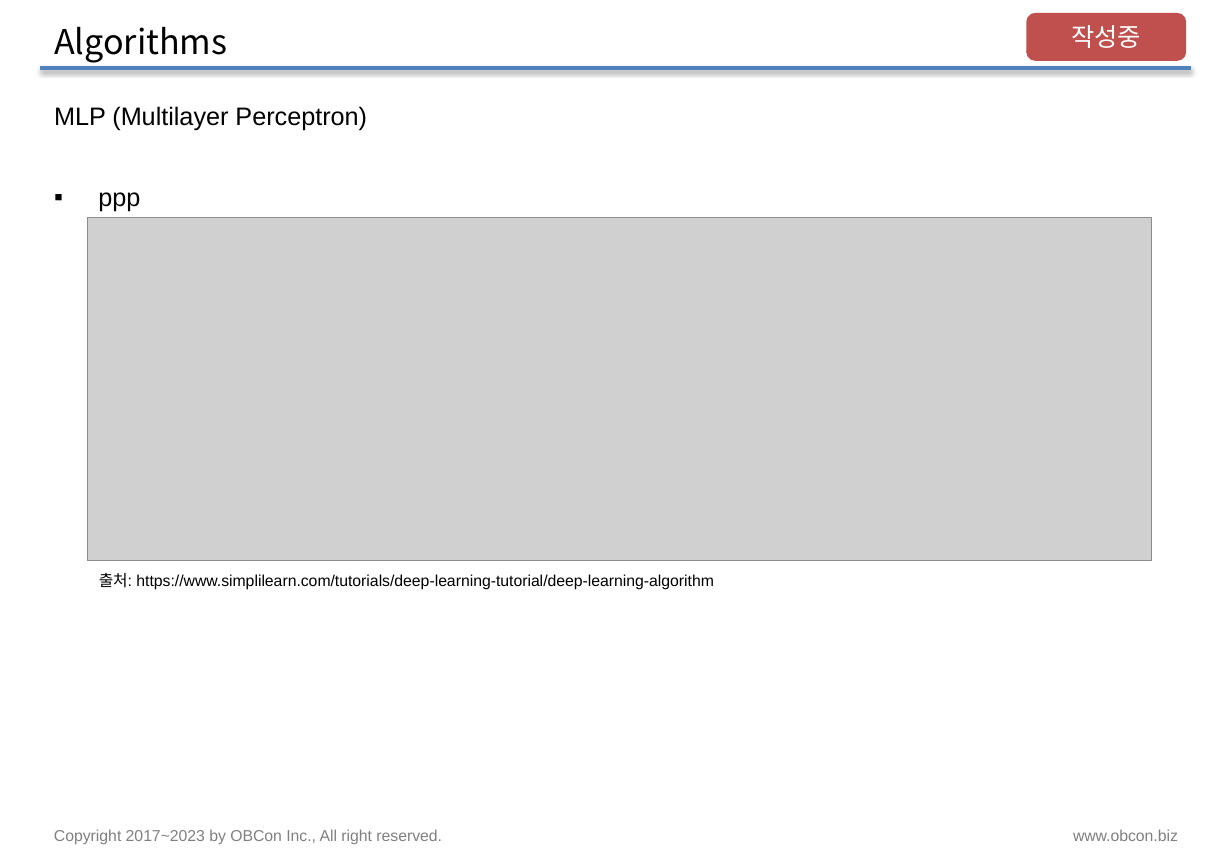
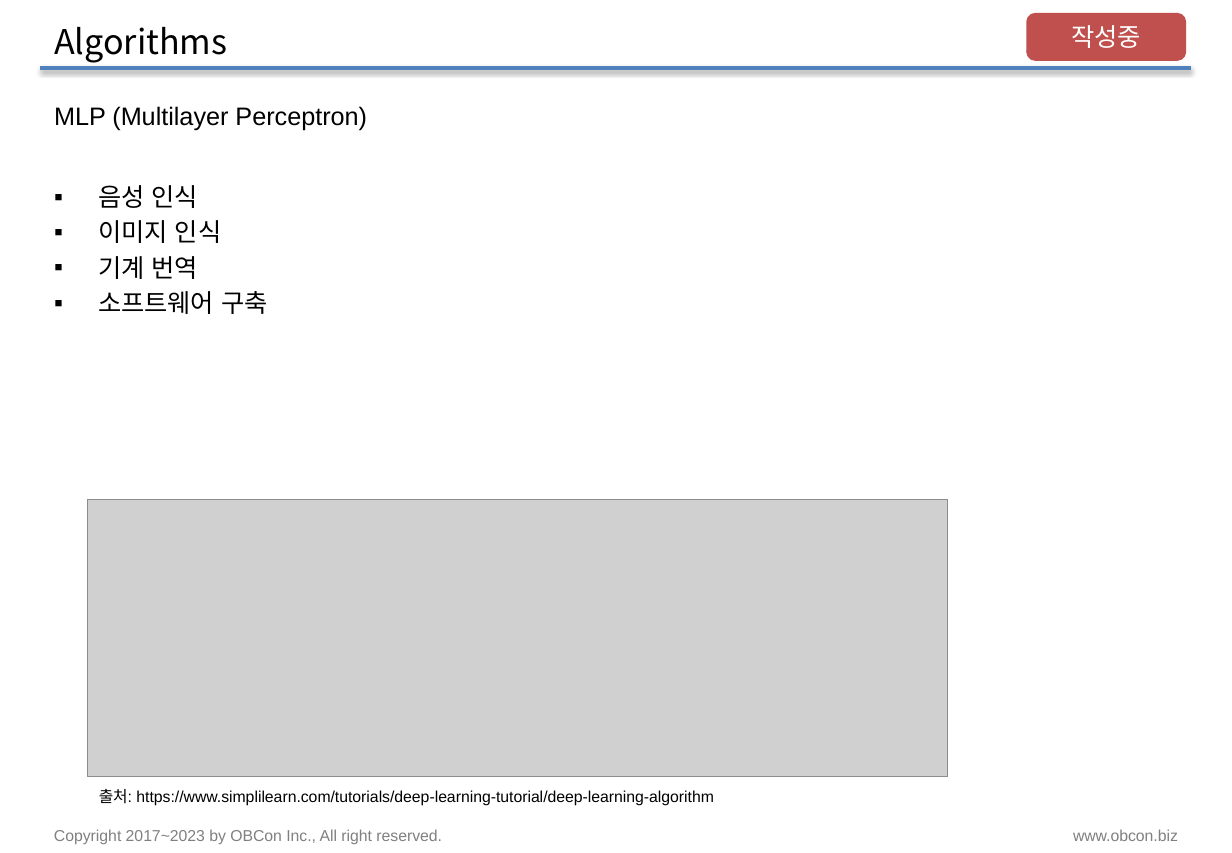
Before and after one commit to pnuskgh/EFriendExpert, a slide deck: slide 24 of laboratory/pnuskgh/docs/Deep_Learning.pptx. Drawn at 1232x853 pixels with LibreOffice and Linux fonts; fonts in the diff are those of the drawing; grey boxes stand for pictures. Boxes give left, top, right and bottom in pixels: in the first picture for what was removed or moved away, otherwise in the second. Text is boxed around its words. In the diff, an @@ line names an element or a change of style, - is before the commit and + after.

Commit message:
docs: update Deep Learning

```diff
--- a/laboratory/pnuskgh/docs/Deep_Learning.pptx
+++ b/laboratory/pnuskgh/docs/Deep_Learning.pptx
@@ text at bbox=[98, 185, 267, 314]: text changed @@
-▪ ppp
+▪ 음성 인식
+▪ 이미지 인식
+▪ 기계 번역
+▪ 소프트웨어 구축
@@ picture: place and size @@
-picture at bbox=[88, 218, 1151, 562]
+picture at bbox=[88, 499, 948, 777]
@@ text "출처: https://www.simplilearn.com/tutorials/deep-learning-tuto ...": place and size @@
-text "출처: https://www.simplilearn.com/tutorials/deep-learning-tuto ..." at bbox=[99, 573, 713, 590]
+text "출처: https://www.simplilearn.com/tutorials/deep-learning-tuto ..." at bbox=[99, 789, 713, 806]
```
Also in this commit, not shown: 11 other slides changed.
